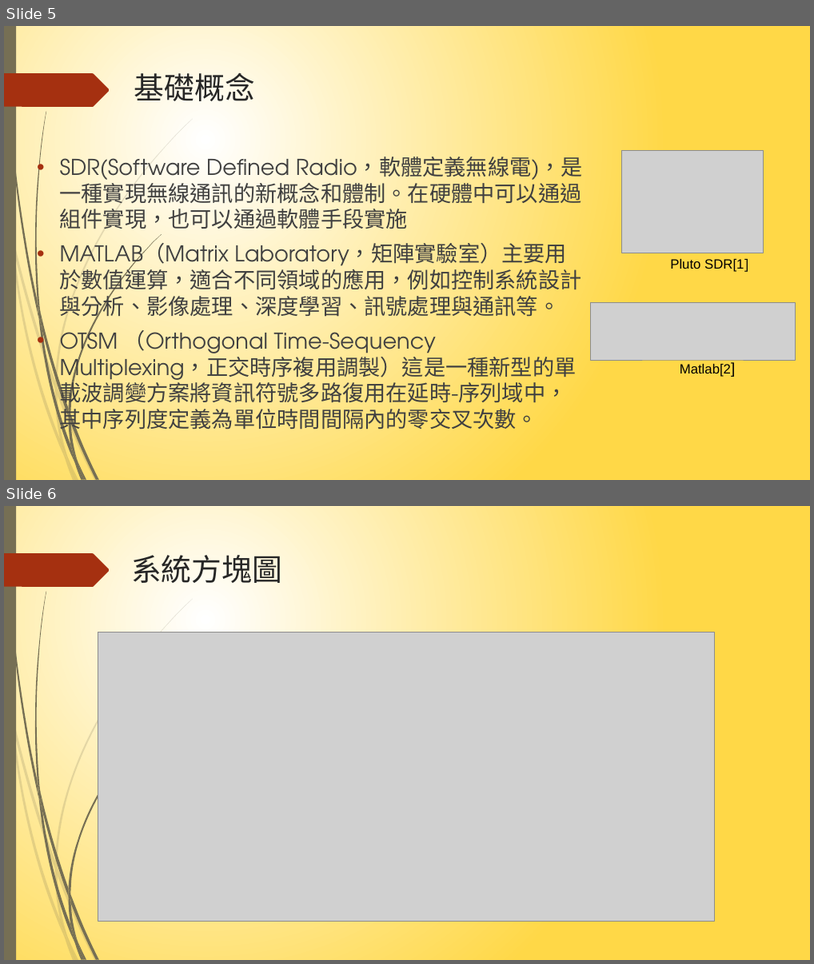
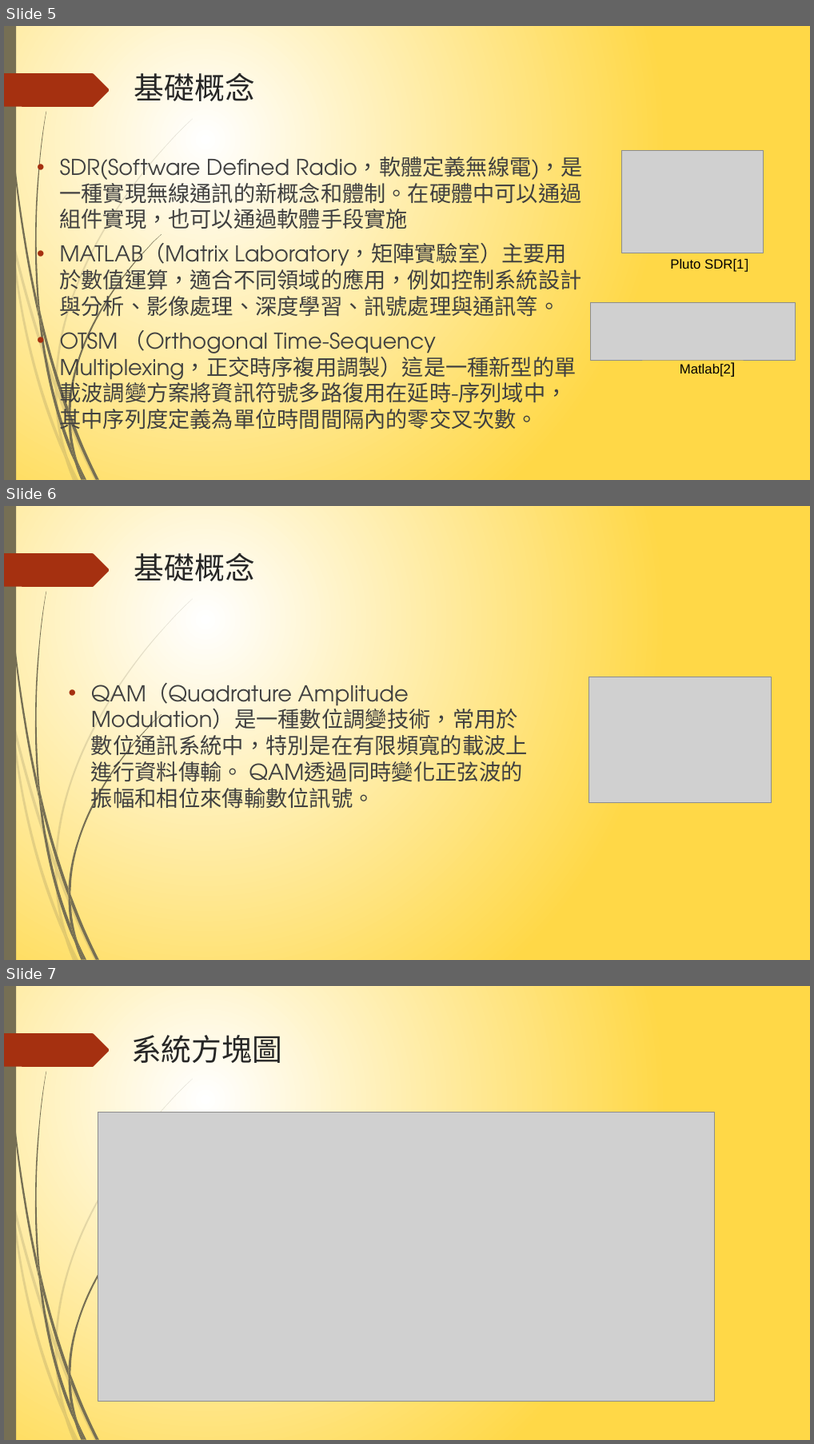
Before and after one commit to NIUWCSP/OTSM, a slide deck: report/以SDR實現OTSM通訊技術.pptx. Shown one above the other, each under a label of ours: slides 5 and 6 before the commit, slides 5, 6 and 7 after it. The pictures are 814x964 and 814x1444 pixels, drawn with LibreOffice and Linux fonts; fonts in the diff are those of the drawing; grey boxes stand for pictures. Boxes give left, top, right and bottom in pixels: in the first picture for what was removed or moved away, otherwise in the second. Text is boxed around its words. In the diff, an @@ line names an element or a change of style, - is before the commit and + after.

```diff
--- a/report/以SDR實現OTSM通訊技術.pptx
+++ b/report/以SDR實現OTSM通訊技術.pptx
@@ slide 6 added at [4, 506, 810, 960], background gradient #FFFFFF to #FFD847; not listed: 24 template elements that a slide beside it also shows @@
@@ title added at [134, 552, 255, 581], 36 pt, text #262626 @@
+基礎概念
@@ text added at [91, 683, 528, 810], 26 pt, text #404040 @@
+• QAM（Quadrature Amplitude Modulation）是一種數位調變技術，常用於數位通訊系統中，特別是在有限頻寬的載波上進行資料傳輸。 QAM透過同時變化正弦波的振幅和相位來傳輸數位訊號。
@@ picture added at [589, 676, 772, 803] @@
@@ what was slide 6 is now slide 7 @@
```
Also in this commit, not shown: 1 slide changed, 1 other file.
